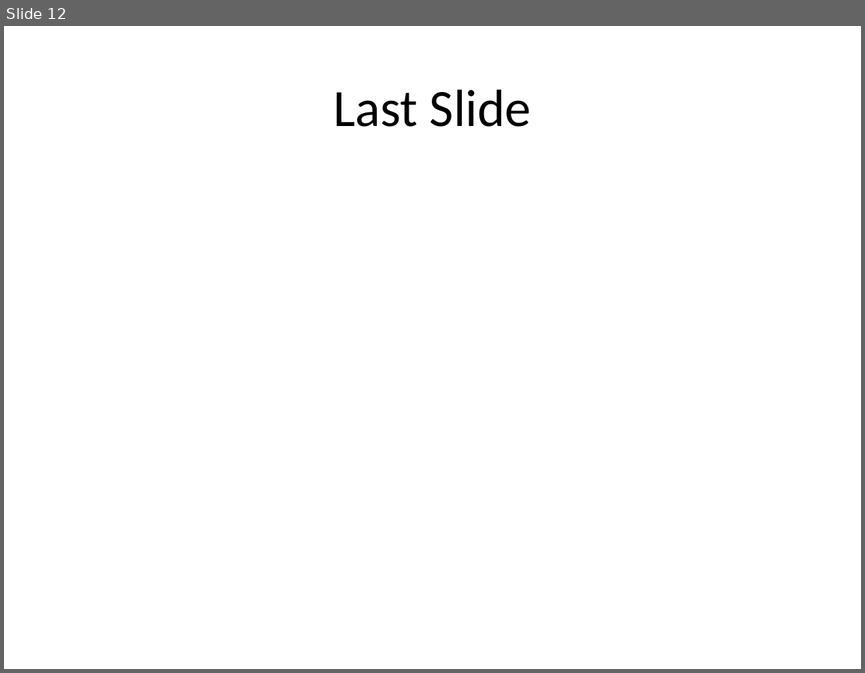
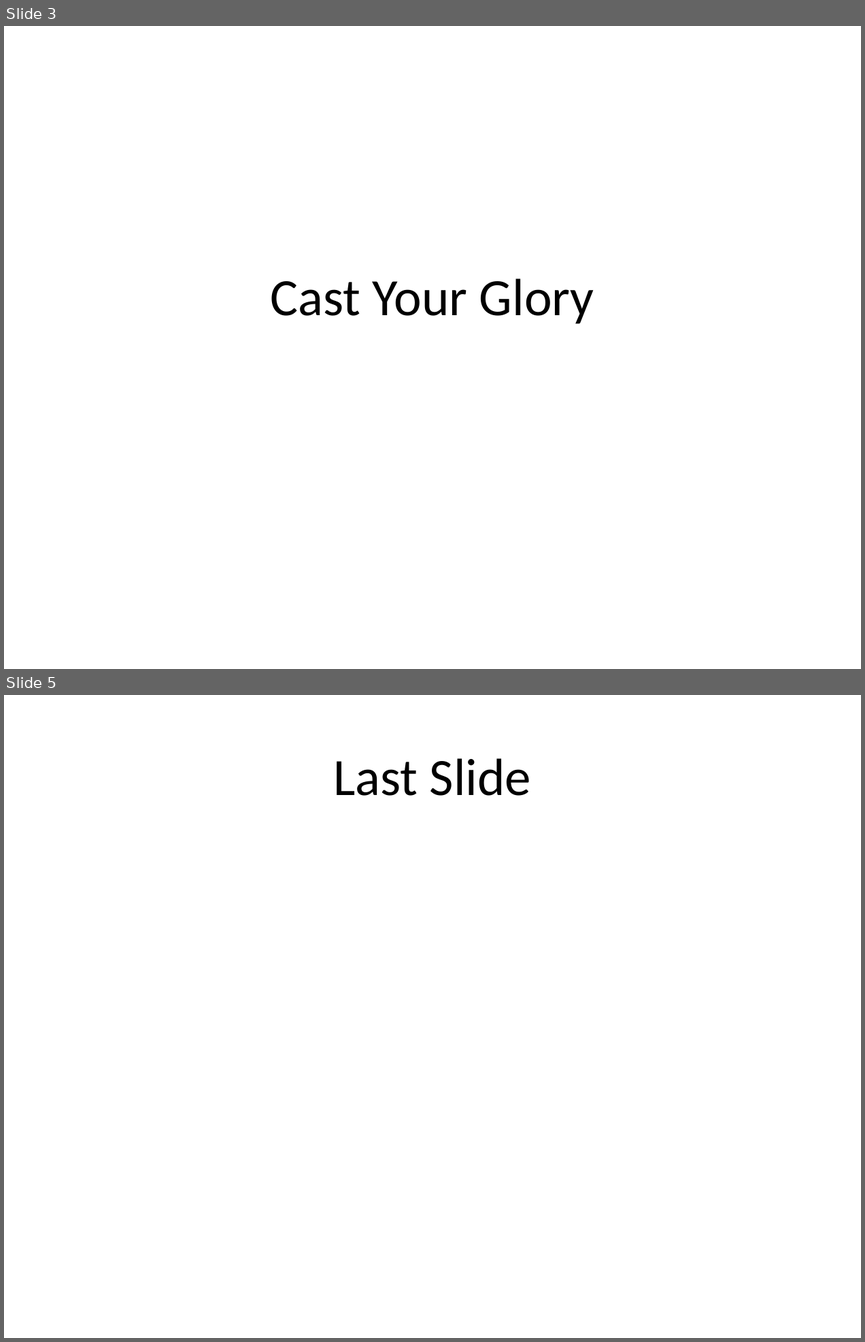
Before and after one commit to fluffybunnies/powerpoint-sundaysongs-addin, a slide deck: workspace/workspace.pptm. Shown one above the other, each under a label of ours: slide 12 before the commit, slides 3 and 5 after it; the slides between them are not shown. The pictures are 865x673 and 865x1342 pixels, drawn with LibreOffice and Linux fonts; fonts in the diff are those of the drawing. Boxes give left, top, right and bottom in pixels: in the first picture for what was removed or moved away, otherwise in the second. Text is boxed around its words. In the diff, an @@ line names an element or a change of style, - is before the commit and + after.

```diff
--- a/workspace/workspace.pptm
+++ b/workspace/workspace.pptm
@@ slide 3 added at (4,26,861,669), background #FFFFFF @@
@@ title added at (271,278,594,324), 44 pt, text #000000 @@
+Cast Your Glory
@@ what was slide 12 is now slide 5 @@
```
Also in this commit, not shown: 2 other slides added, 10 slides removed, 5 other files.
